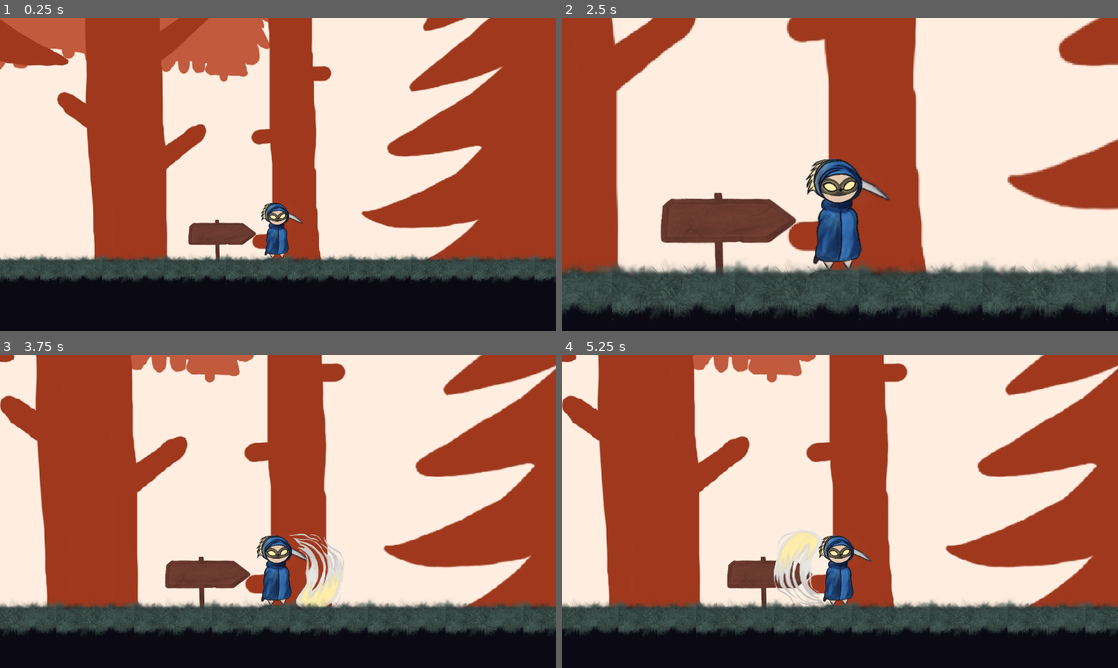
Above: before the commit, frames 1-4 (two rows, left to right).
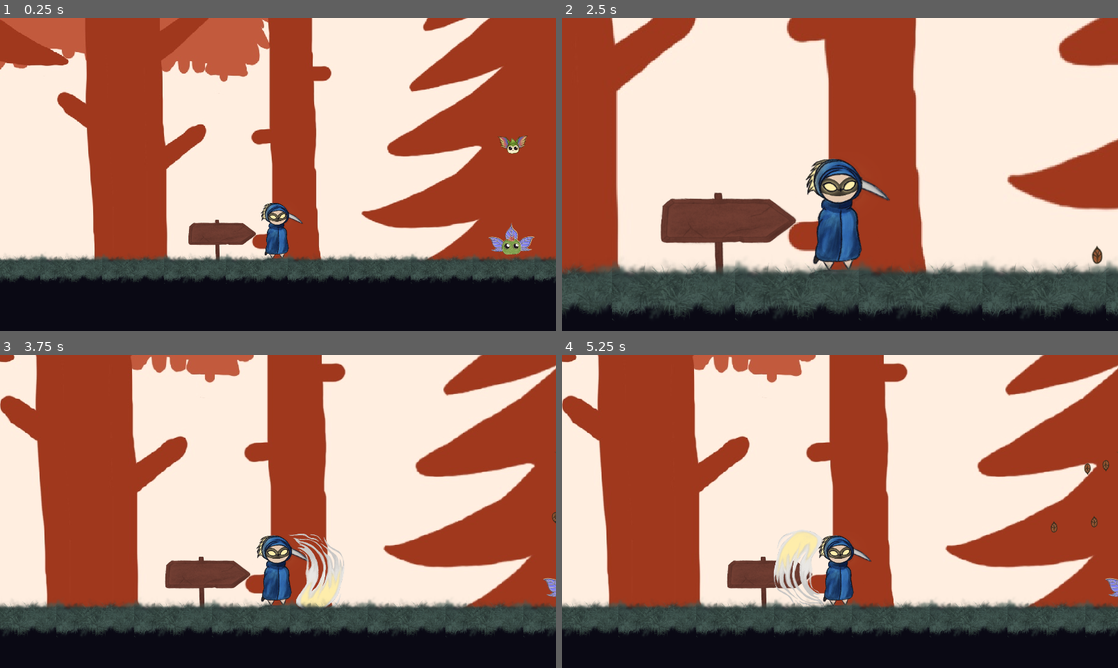
Above: after the commit, the same moments.

Repository: benitsch/Ludum-Dare-56
Game: Godot game, scene res://scenes/levels/base_level.tscn
Same seed, same stepped clock (60 frames per second), same inputs: the game is played once before the commit and once after it. This scene is started directly instead of the project's main scene.
Inputs (mouse positions are in pixels of both pictures, inside the frame that each line leads up to):
- Up to frame 1 (0.25 s): no input
- Up to frame 2 (2.5 s): move the mouse to (962, 158) at 0.52 s; hold X (ZoomIn) 0.53-1.28 s; hold Right (attack_right) 0.53-2.03 s; tap W (jump) at 0.77, 1.52 s; move the mouse to (728, 190) at 1.27 s; tap Z (ZoomOut) at 1.35 s; tap Enter at 2 s; move the mouse to (895, 105) at 2.02 s; hold Left (attack_left) from 2.03 s (still down); hold X (ZoomIn) from 2.03 s (still down)
- Up to frame 3 (3.75 s): move the mouse to (250, 574) at 2.77 s; release Left (attack_left) at 2.78 s; release X (ZoomIn) at 2.78 s; hold Right (attack_right) from 2.78 s (still down); tap Z (ZoomOut) at 2.85 s; tap W (jump) at 3.02 s; tap R (reset) at 3.5 s; move the mouse to (444, 558) at 3.52 s; hold X (ZoomIn) from 3.53 s (still down)
- Up to frame 4 (5.25 s): tap W (jump) at 3.77, 4.52 s; move the mouse to (673, 464) at 4.27 s; release Right (attack_right) at 4.28 s; release X (ZoomIn) at 4.28 s; hold Left (attack_left) 4.28-5.03 s; tap Z (ZoomOut) at 4.35 s; tap R (reset) at 5 s; move the mouse to (867, 511) at 5.02 s; hold Right (attack_right) from 5.03 s (still down); hold X (ZoomIn) from 5.03 s (still down)

The runs differ from the first frame. In frame 1, 0.6% of the frame differs, in the area x 87-97%, y 37-76%; in frame 2, less than 0.1%; in frame 3, 0.1%; in frame 4, 0.2%.

Commit message:
Added Magic mush aniamtion scene
fixed flying acorn pathing
trying to fix root
changed background color

Diff:
--- a/project.godot
+++ b/project.godot
@@ -102,3 +102,4 @@
 [rendering]
 
 renderer/rendering_method="gl_compatibility"
+environment/defaults/default_clear_color=Color(1, 0.933333, 0.878431, 1)
--- a/scenes/enemy/enemy_flying_acorn.tscn
+++ b/scenes/enemy/enemy_flying_acorn.tscn
@@ -4,11 +4,15 @@
 [ext_resource type="Script" path="res://scripts/enemy_pathing.gd" id="1_fbyxv"]
 
 [sub_resource type="Curve2D" id="Curve2D_p7n8r"]
+resource_local_to_scene = true
 
 [node name="EnemyFlying" type="Path2D"]
 curve = SubResource("Curve2D_p7n8r")
 script = ExtResource("1_fbyxv")
 
 [node name="Path" type="PathFollow2D" parent="."]
+rotates = false
+cubic_interp = false
+loop = false
 
 [node name="EnemyAcorn" parent="Path" instance=ExtResource("1_6cqcv")]
--- a/scenes/enemy/enemy_root.tscn
+++ b/scenes/enemy/enemy_root.tscn
@@ -19,7 +19,7 @@
 }]
 
 [sub_resource type="CircleShape2D" id="CircleShape2D_qejrt"]
-radius = 40.1995
+radius = 40.0
 
 [node name="EnemyRoot" type="Node2D" groups=["Enemy"]]
 script = ExtResource("1_butc0")
@@ -34,7 +34,7 @@
 collision_layer = 32
 collision_mask = 65
 
-[node name="CollisionShape2D" type="CollisionShape2D" parent="Area2D"]
+[node name="CollisionShape2D" type="CollisionShape2D" parent="Area2D" groups=["Enemy"]]
 shape = SubResource("CircleShape2D_qejrt")
 
 [connection signal="area_entered" from="Area2D" to="." method="_on_area_2d_area_entered"]
--- a/scenes/levels/base_level.tscn
+++ b/scenes/levels/base_level.tscn
@@ -1,13 +1,17 @@
-[gd_scene load_steps=11 format=4 uid="uid://dvucdbx74s272"]
+[gd_scene load_steps=14 format=4 uid="uid://dvucdbx74s272"]
 
 [ext_resource type="Script" path="res://scripts/level.gd" id="1_aif6d"]
 [ext_resource type="Texture2D" uid="uid://dvdpx3lu5elwq" path="res://DevArt/enviroment/IngameBackground01.jpg" id="2_7e6uv"]
 [ext_resource type="PackedScene" uid="uid://2ir574xuagab" path="res://scenes/player.tscn" id="2_waa0q"]
 [ext_resource type="PackedScene" path="res://scenes/death_zone.tscn" id="4_ioomg"]
 [ext_resource type="PackedScene" uid="uid://ce38etm4w8mqi" path="res://scenes/start.tscn" id="5_hpxtv"]
+[ext_resource type="PackedScene" uid="uid://qvbbbabgwgmq" path="res://scenes/enemy/enemy_root.tscn" id="5_wvwg3"]
+[ext_resource type="PackedScene" uid="uid://lv1lypey5irv" path="res://scenes/enemy/enemy_flying_acorn.tscn" id="6_vv2f7"]
 [ext_resource type="PackedScene" uid="uid://c6hr8qmchsogj" path="res://scenes/tilemap_layer.tscn" id="7_fcwdq"]
 [ext_resource type="Texture2D" uid="uid://donfrdihpabyx" path="res://DevArt/Tileset01.png" id="9_2efw6"]
 [ext_resource type="PackedScene" uid="uid://db5psywnxn8a6" path="res://scenes/exit.tscn" id="10_4h64u"]
+
+[sub_resource type="Curve2D" id="Curve2D_vwfx3"]
 
 [sub_resource type="TileSetAtlasSource" id="TileSetAtlasSource_gciyx"]
 texture = ExtResource("9_2efw6")
@@ -172,6 +176,13 @@
 
 [node name="Enemies" type="Node2D" parent="."]
 
+[node name="EnemyRoot" parent="Enemies" instance=ExtResource("5_wvwg3")]
+position = Vector2(674, -239)
+
+[node name="EnemyFlying" parent="Enemies" instance=ExtResource("6_vv2f7")]
+position = Vector2(678, -676)
+curve = SubResource("Curve2D_vwfx3")
+
 [node name="Player" parent="." instance=ExtResource("2_waa0q")]
 position = Vector2(-251, -356)
 
--- /dev/null
+++ b/scenes/magic_mush.tscn
@@ -0,0 +1,28 @@
+[gd_scene load_steps=5 format=3 uid="uid://c365sl7fdwnnc"]
+
+[ext_resource type="Texture2D" uid="uid://bxwrscpuxkpvk" path="res://DevArt/enemy/MagicMushroomDance01.png" id="1_yuj50"]
+[ext_resource type="Texture2D" uid="uid://b1361ahoaxh7i" path="res://DevArt/enemy/MagicMushroomDance02.png" id="2_4s6yo"]
+[ext_resource type="Texture2D" uid="uid://dbmcbfw3ndr1n" path="res://DevArt/enemy/MagicMushroomDance03.png" id="3_sayrt"]
+
+[sub_resource type="SpriteFrames" id="SpriteFrames_hqmrg"]
+animations = [{
+"frames": [{
+"duration": 1.0,
+"texture": ExtResource("1_yuj50")
+}, {
+"duration": 1.0,
+"texture": ExtResource("2_4s6yo")
+}, {
+"duration": 1.0,
+"texture": ExtResource("3_sayrt")
+}],
+"loop": true,
+"name": &"default",
+"speed": 6.0
+}]
+
+[node name="MagicMush" type="Node2D"]
+
+[node name="AnimatedSprite2D" type="AnimatedSprite2D" parent="."]
+sprite_frames = SubResource("SpriteFrames_hqmrg")
+frame_progress = 0.649628
Not shown: 1 places in scenes/enemy/enemy_root.tscn that only renumber resources
